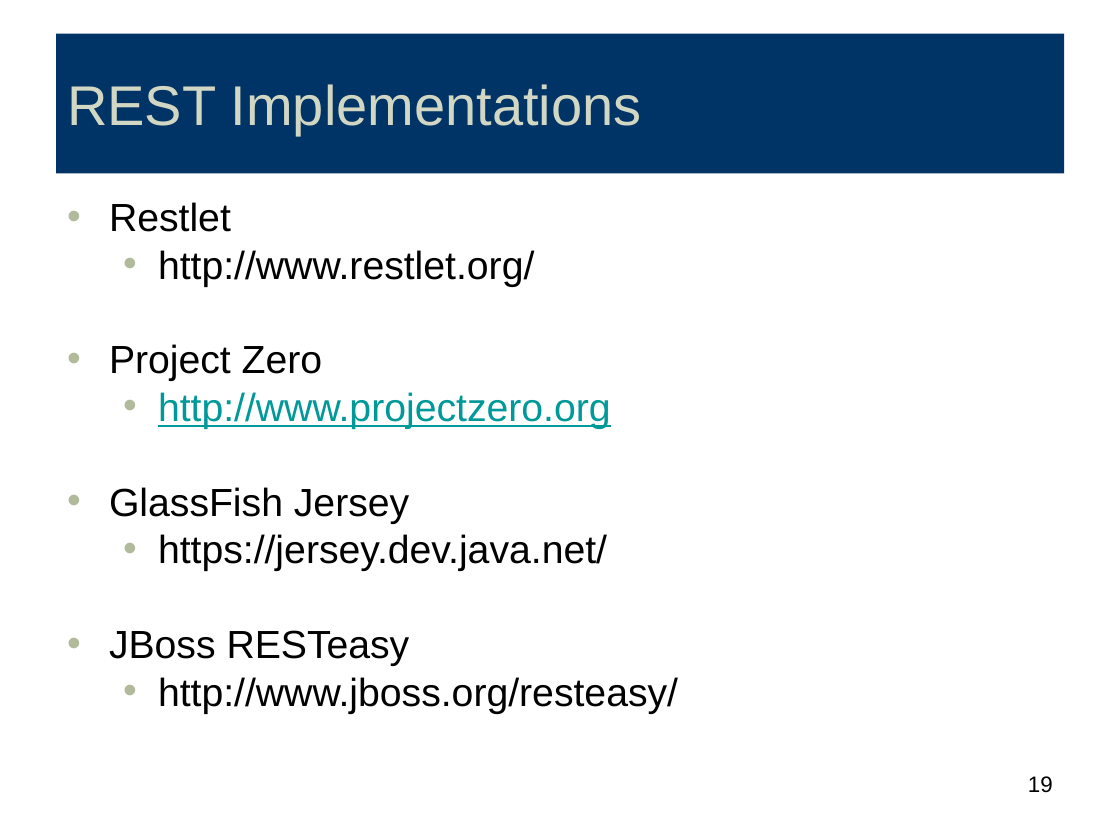
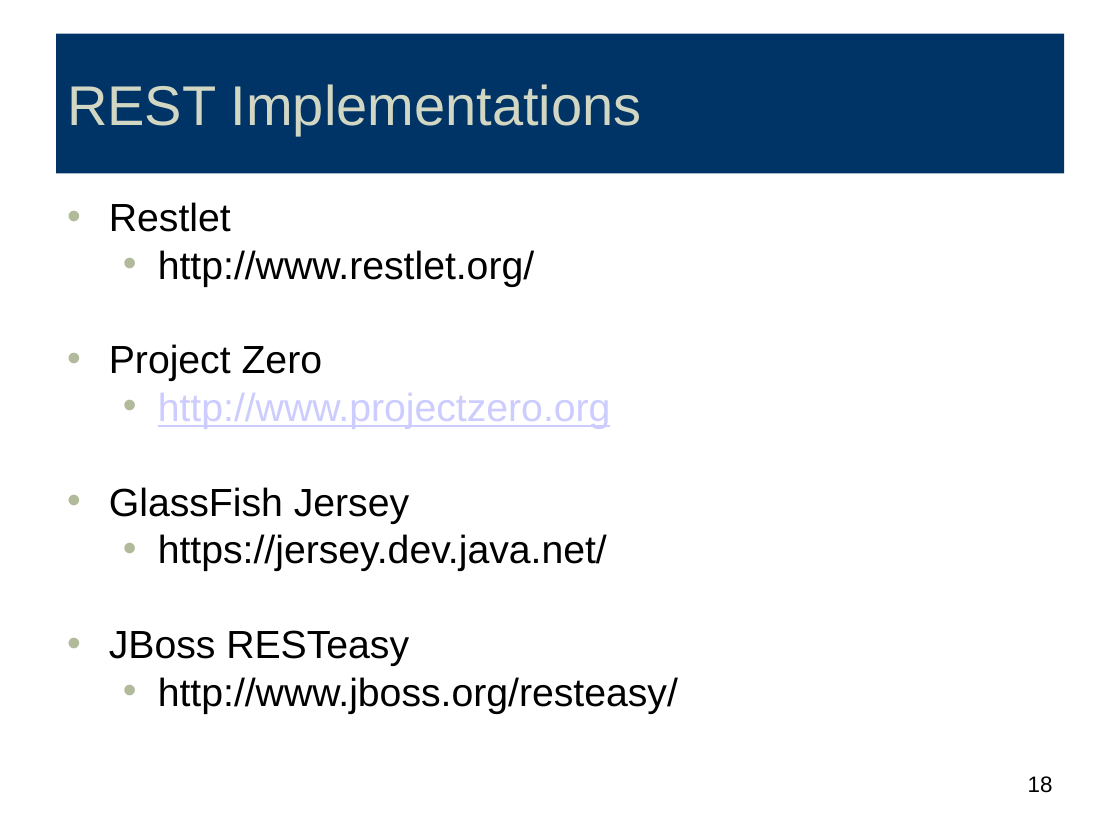
Before and after one commit to falcon-sky/tcs_microservice_training, a slide deck: slide 18 of Day1/Rest.ppt (slide 19 before the commit). Drawn at 1120x840 pixels with LibreOffice and Linux fonts; fonts in the diff are those of the drawing. Boxes give left, top, right and bottom in pixels: in the first picture for what was removed or moved away, otherwise in the second. Text is boxed around its words. In the diff, an @@ line names an element or a change of style, - is before the commit and + after.

```diff
--- a/Day1/Rest.ppt
+++ b/Day1/Rest.ppt
@@ text "Restlet" at [109, 202, 678, 714]: text colour #009999 to #CCCCFF in "http://www.projectzero.org" @@
@@ page number at [1028, 776, 1053, 793]: text changed @@
-19
+18
```
Also in this commit, not shown: 4 other slides changed, 1 slide removed.
